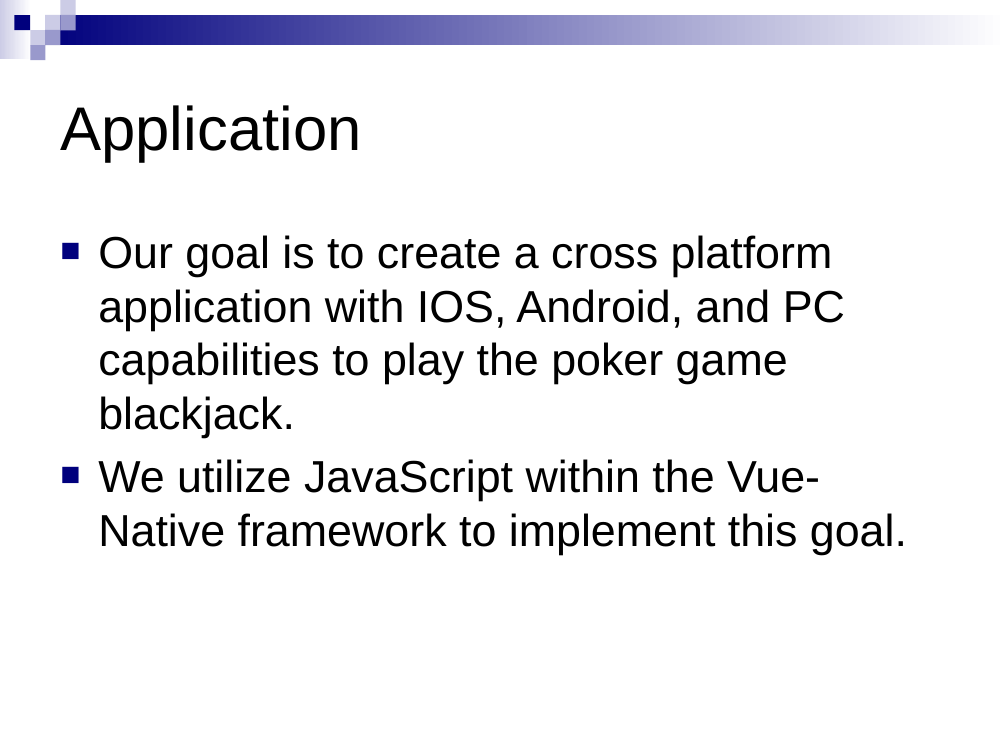
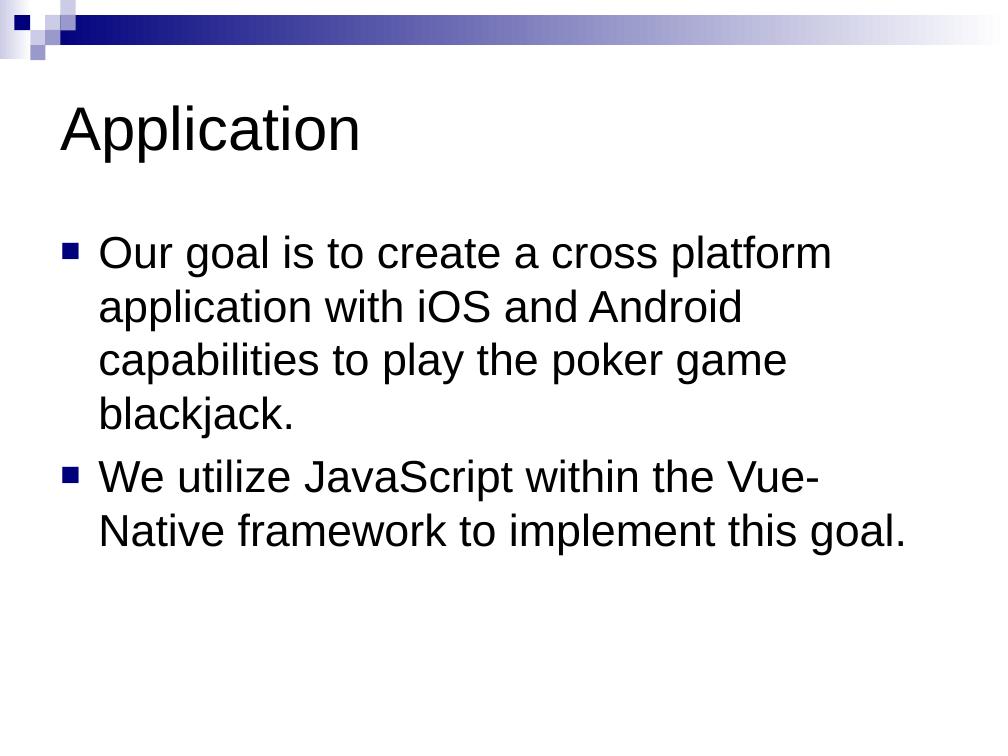
Before and after one commit to ryan-pratt/SE2-poker-app, a slide deck: slide 2 of Software Engineering 2.pptx. Drawn at 1008x756 pixels with LibreOffice and Linux fonts; fonts in the diff are those of the drawing. Boxes give left, top, right and bottom in pixels: in the first picture for what was removed or moved away, otherwise in the second. Text is boxed around its words. In the diff, an @@ line names an element or a change of style, - is before the commit and + after.

Commit message:
minor ppt changes

```diff
--- a/Software Engineering 2.pptx
+++ b/Software Engineering 2.pptx
@@ text at (x1=98, y1=235, x2=833, y2=438): text changed @@
-■ Our goal is to create a cross platform application with IOS, Android, and PC capabilities to play the poker game blackjack.
+■ Our goal is to create a cross platform application with iOS and Android capabilities to play the poker game blackjack.
```
Also in this commit, not shown: 2 other slides changed.
